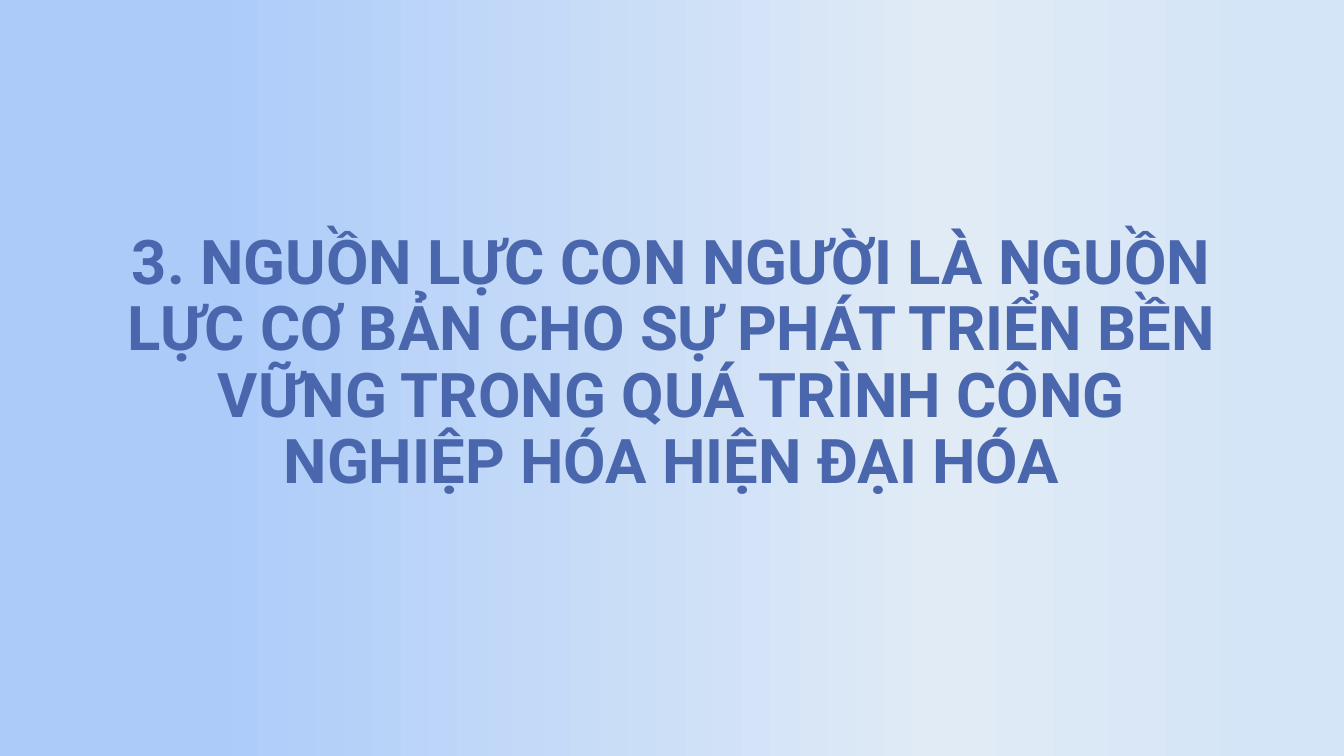
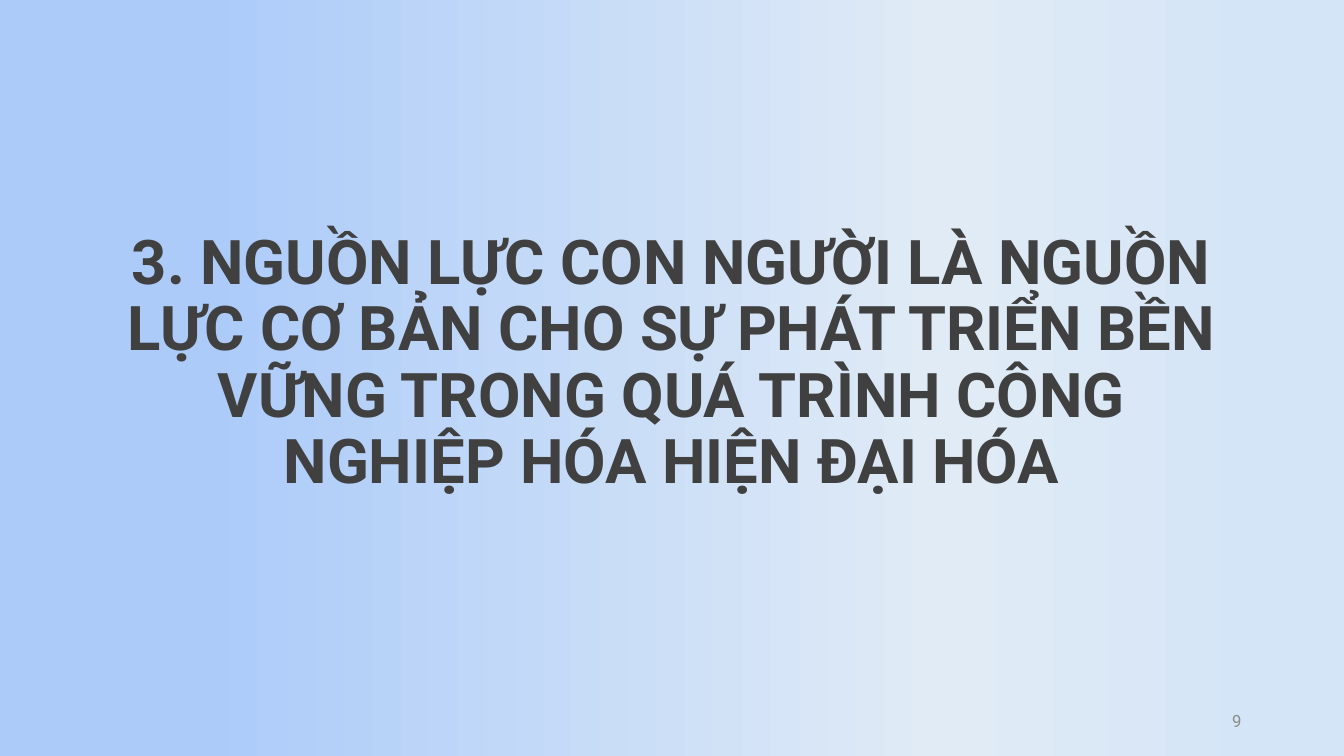
Before and after one commit to lamtvu/DuongLoi, a slide deck: slide 9 of PP_DL.pptx. Drawn at 1344x756 pixels with LibreOffice and Linux fonts; fonts in the diff are those of the drawing. Boxes give left, top, right and bottom in pixels: in the first picture for what was removed or moved away, otherwise in the second. Text is boxed around its words. In the diff, an @@ line names an element or a change of style, - is before the commit and + after.

```diff
--- a/PP_DL.pptx
+++ b/PP_DL.pptx
@@ title "3. NGUỒN LỰC CON NGƯỜI ..." at <box>127,228,1214,494</box>: text colour #4A66AC to pattern #808080 on #404040 @@
@@ page number added at <box>1232,715,1241,727</box>, 12 pt, text #8C8C8C @@
+9
```
Also in this commit, not shown: 13 other slides changed, 1 other file.
